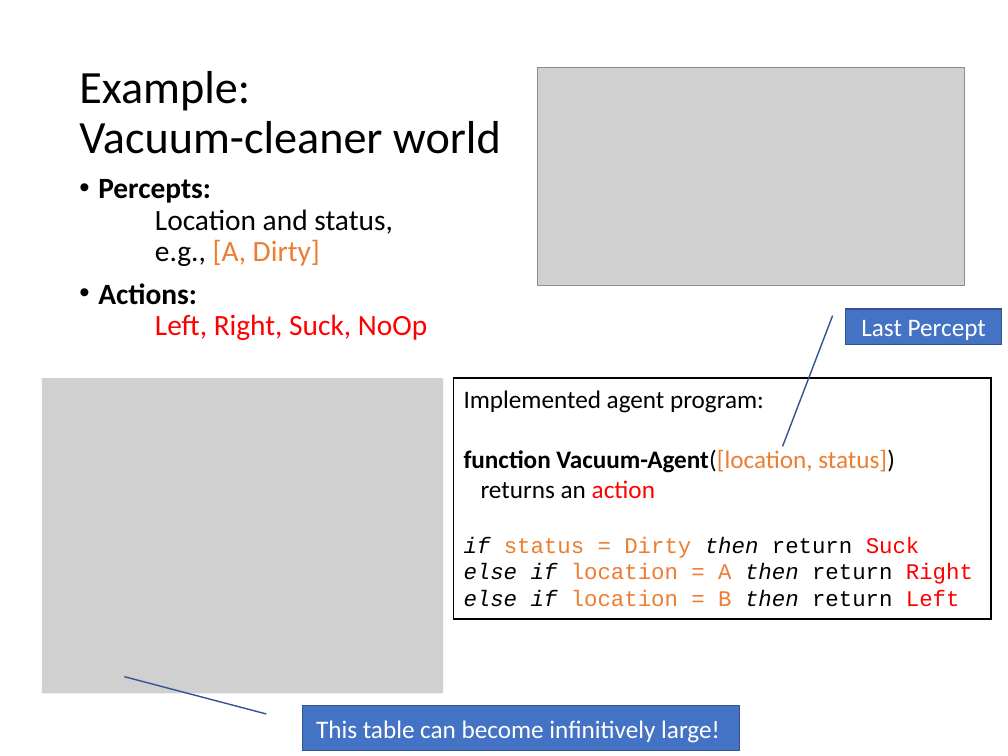
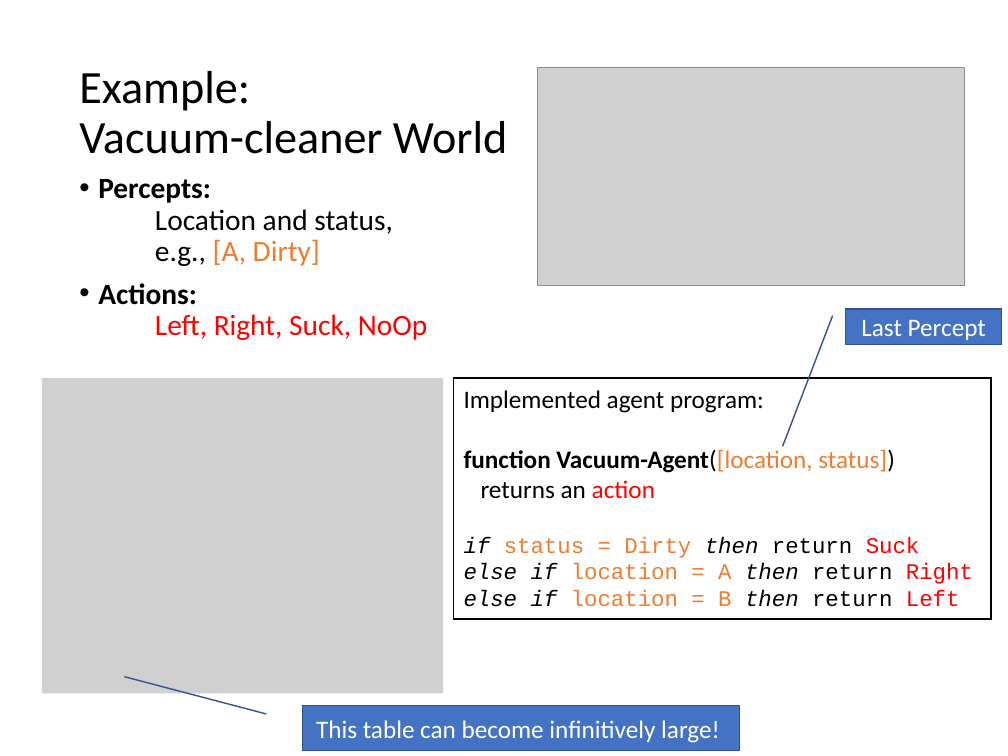
Before and after one commit to mhahsler/CS7320-AI, a slide deck: slide 6 of slides/02_agents.pptx (slide 5 before the commit). Drawn at 1008x756 pixels with LibreOffice and Linux fonts; fonts in the diff are those of the drawing; grey boxes stand for pictures. Boxes give left, top, right and bottom in pixels: in the first picture for what was removed or moved away, otherwise in the second. Text is boxed around its words. In the diff, an @@ line names an element or a change of style, - is before the commit and + after.

```diff
--- a/slides/02_agents.pptx
+++ b/slides/02_agents.pptx
@@ title at [79,71,507,154]: text changed @@
-Example:
-Vacuum-cleaner world
+Example:
+Vacuum-cleaner World
```
Also in this commit, not shown: 23 other slides changed, 5 slides added, 1 other file.
